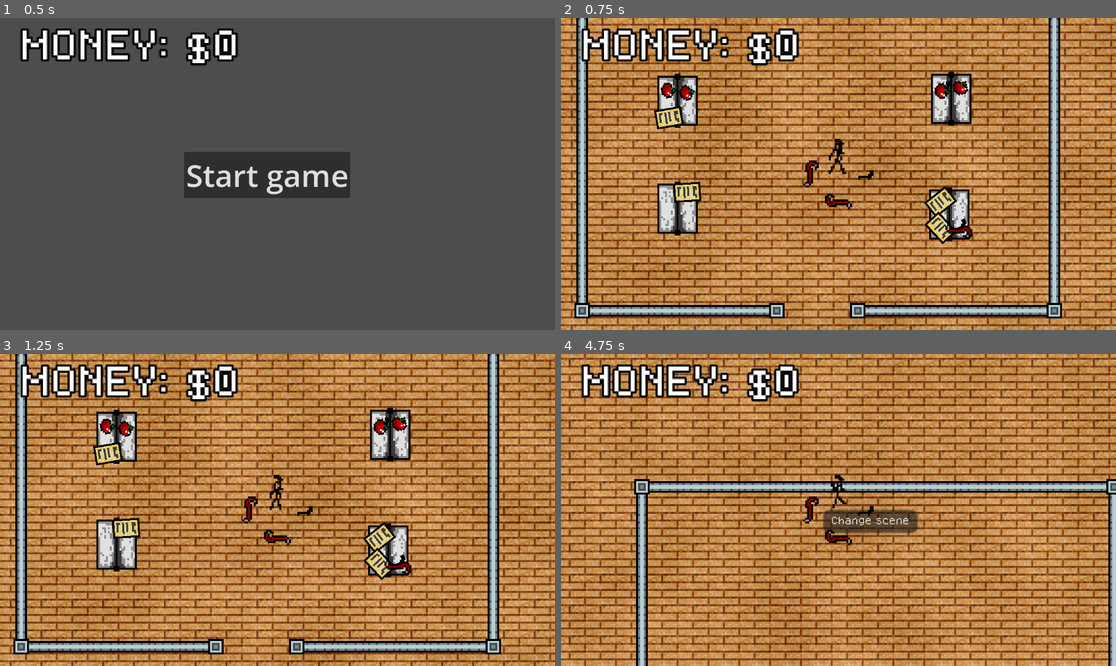
Above: before the commit, frames 1-4 (two rows, left to right).
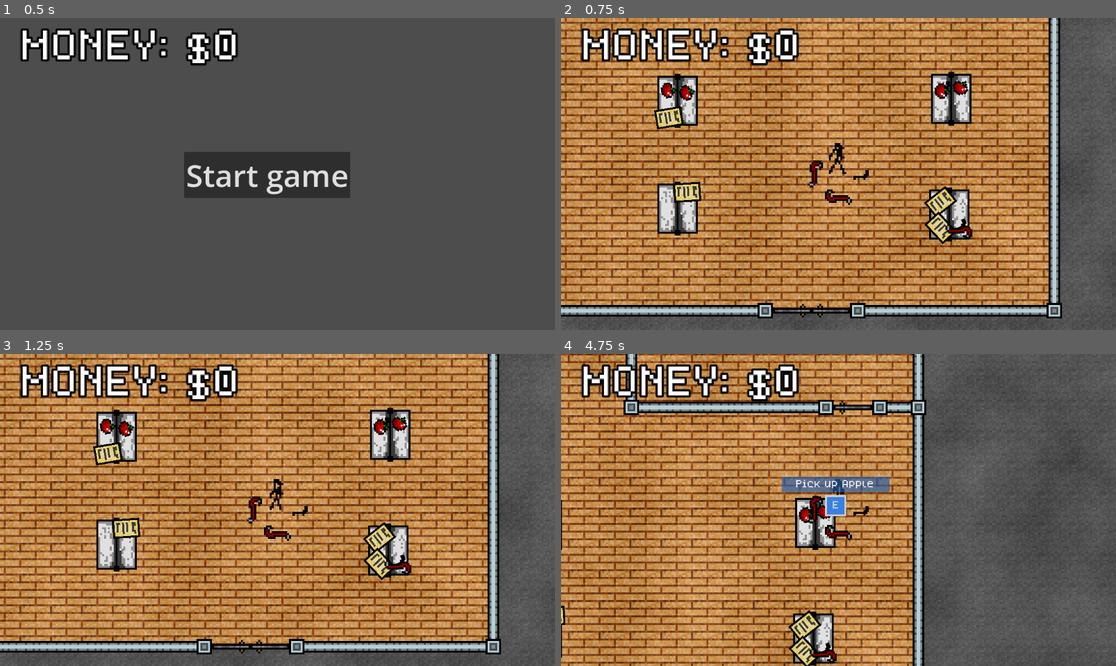
Above: after the commit, the same moments.

Repository: Azzty/projekt-kriminell
Game: Godot game, scene res://Scenes/Main/game.tscn
The game is run twice, just before and just after one commit, with the same random seed, the same clock (stepped at 60 frames per second) and the same inputs.
Inputs (mouse positions are in pixels of both pictures, inside the frame that each line leads up to):
- Up to frame 1 (0.5 s): no input
- Up to frame 2 (0.75 s): click "Start game" at 0.5 s
- Up to frame 3 (1.25 s): no input
- Up to frame 4 (4.75 s): tap Enter at 1.25 s; move the mouse to (960, 494) at 1.27 s; hold D (move_right) 1.28-2.03 s; tap E (interact_e) at 1.35, 2.85, 4.35 s; click (960, 494) at 1.42 s; move the mouse to (727, 525) at 2.02 s; hold S (move_down) 2.03-2.78 s; click (727, 525) at 2.1 s; move the mouse to (894, 441) at 2.77 s; hold D (move_right) 2.78-3.53 s; move the mouse to (810, 572) at 3.52 s; hold W (move_up) 3.53-4.28 s; click (810, 572) at 3.6 s; move the mouse to (1005, 556) at 4.27 s; hold A (move_left) from 4.28 s (still down)

Frame 1 is identical in both runs. In frame 2, 67% of the frame differs, in the area x 0-100%, y 0-100%; in frame 3, 67%; in frame 4, 83%.

Commit message:
Added door and updated wall
- Added a door that can be moved by walking into it
- Updated wall scene to always place pillars on top

Diff:
--- a/Scenes/Levels/robbery.tscn
+++ b/Scenes/Levels/robbery.tscn
@@ -1,12 +1,14 @@
-[gd_scene load_steps=10 format=3 uid="uid://cnr1exbd78fih"]
+[gd_scene load_steps=12 format=3 uid="uid://cnr1exbd78fih"]
 
 [ext_resource type="PackedScene" uid="uid://b6uoij4y6jble" path="res://Scenes/player.tscn" id="1_g468e"]
 [ext_resource type="PackedScene" uid="uid://bjqpbkbxs070q" path="res://Scenes/Objects/Static Objects/shelf.tscn" id="2_evns0"]
+[ext_resource type="Texture2D" uid="uid://4jet1eyoym8i" path="res://Assets/sprites/carpet_floor.png" id="2_i2k26"]
 [ext_resource type="Texture2D" uid="uid://c1xc35r82e6cr" path="res://Assets/sprites/wood_floor.png" id="2_nqmpn"]
 [ext_resource type="FontFile" uid="uid://c6bxrr21jks66" path="res://Assets/fonts/dogicapixel.ttf" id="3_qi1i4"]
 [ext_resource type="Script" uid="uid://dtny2tvtdvjk7" path="res://Scripts/UI/button_change_scene.gd" id="4_nqmpn"]
 [ext_resource type="Shader" uid="uid://cehvvev2uys40" path="res://Scripts/World/tilable.tres" id="5_qi1i4"]
 [ext_resource type="PackedScene" uid="uid://byhyuahc0670n" path="res://Scenes/Objects/Static Objects/wall.tscn" id="7_nqmpn"]
+[ext_resource type="PackedScene" uid="uid://dd7kp4ek1a2yf" path="res://Scenes/Objects/Interactable Objects/door.tscn" id="8_esq8r"]
 
 [sub_resource type="ShaderMaterial" id="ShaderMaterial_nqmpn"]
 shader = ExtResource("5_qi1i4")
@@ -16,17 +18,43 @@
 
 [node name="Robbery" type="Node2D"]
 
-[node name="TextureRect" type="TextureRect" parent="."]
+[node name="Floors" type="Node" parent="."]
+
+[node name="TextureRect" type="TextureRect" parent="Floors"]
+modulate = Color(0.223103, 0.223103, 0.223103, 1)
 z_index = -10
 texture_repeat = 3
 material = SubResource("ShaderMaterial_nqmpn")
-offset_left = -190.0
-offset_top = -73.0
-offset_right = 312.0
-offset_bottom = 258.0
+offset_left = -416.0
+offset_top = -241.0
+offset_right = 538.0
+offset_bottom = 426.0
+texture = ExtResource("2_i2k26")
+stretch_mode = 1
+metadata/_edit_lock_ = true
+
+[node name="TextureRect2" type="TextureRect" parent="Floors"]
+z_index = -10
+texture_repeat = 3
+material = SubResource("ShaderMaterial_nqmpn")
+offset_left = -169.0
+offset_top = -38.0
+offset_right = 265.0
+offset_bottom = 228.0
 texture = ExtResource("2_nqmpn")
 stretch_mode = 1
 metadata/_edit_lock_ = true
+
+[node name="TextureRect3" type="TextureRect" parent="Floors"]
+z_index = -10
+texture_repeat = 3
+material = SubResource("ShaderMaterial_nqmpn")
+offset_left = -169.0
+offset_top = -38.0
+offset_right = -68.0
+offset_bottom = 228.0
+texture = ExtResource("2_nqmpn")
+stretch_mode = 1
 
 [node name="Player" parent="." instance=ExtResource("1_g468e")]
 unique_name_in_owner = true
@@ -55,32 +83,78 @@
 
 [node name="Wall" parent="Walls" instance=ExtResource("7_nqmpn")]
 modulate = Color(0.87, 0.969667, 1, 1)
-offset_left = -561.0
-offset_top = -330.0
-offset_right = -553.0
+offset_left = -749.0
+offset_top = -366.0
+offset_right = -741.0
 offset_bottom = -92.0
 
+[node name="Wall11" parent="Walls" instance=ExtResource("7_nqmpn")]
+modulate = Color(0.87, 0.969667, 1, 1)
+offset_left = -648.0
+offset_top = -366.0
+offset_right = -640.0
+offset_bottom = -92.0
+
 [node name="Wall3" parent="Walls" instance=ExtResource("7_nqmpn")]
 modulate = Color(0.87, 0.969667, 1, 1)
 offset_left = -316.0
-offset_top = -330.0
+offset_top = -270.0
 offset_right = -308.0
 offset_bottom = -92.0
 
 [node name="Wall2" parent="Walls" instance=ExtResource("7_nqmpn")]
 modulate = Color(0.87, 0.969667, 1, 1)
-offset_left = -561.0
-offset_top = -322.0
-offset_right = -553.0
-offset_bottom = -69.0
-rotation = -1.57079
+offset_left = -336.0
+offset_top = -262.0
+offset_right = -328.0
+offset_bottom = -234.0
+rotation = -1.57079
+
+[node name="Wall6" parent="Walls" instance=ExtResource("7_nqmpn")]
+modulate = Color(0.87, 0.969667, 1, 1)
+offset_left = -465.0
+offset_top = -262.0
+offset_right = -457.0
+offset_bottom = -153.0
+rotation = -1.57079
+
+[node name="Wall7" parent="Walls" instance=ExtResource("7_nqmpn")]
+modulate = Color(0.87, 0.969667, 1, 1)
+offset_left = -457.0
+offset_top = -262.0
+offset_right = -449.0
+offset_bottom = -158.0
+rotation = -3.14159
+
+[node name="Wall9" parent="Walls" instance=ExtResource("7_nqmpn")]
+modulate = Color(0.87, 0.969667, 1, 1)
+offset_left = -308.0
+offset_top = -366.0
+offset_right = -300.0
+offset_bottom = -209.0
+rotation = 1.57079
+
+[node name="Wall10" parent="Walls" instance=ExtResource("7_nqmpn")]
+modulate = Color(0.87, 0.969667, 1, 1)
+offset_left = -316.0
+offset_top = -366.0
+offset_right = -308.0
+offset_bottom = -262.0
 
 [node name="Wall4" parent="Walls" instance=ExtResource("7_nqmpn")]
 modulate = Color(0.87, 0.969667, 1, 1)
-offset_left = -561.0
+offset_left = -749.0
 offset_top = -92.0
-offset_right = -553.0
-offset_bottom = 17.0
+offset_right = -741.0
+offset_bottom = 199.0
+rotation = -1.57079
+
+[node name="Wall8" parent="Walls" instance=ExtResource("7_nqmpn")]
+modulate = Color(0.87, 0.969667, 1, 1)
+offset_left = -749.0
+offset_top = -358.0
+offset_right = -741.0
+offset_bottom = -66.0
 rotation = -1.57079
 
 [node name="Wall5" parent="Walls" instance=ExtResource("7_nqmpn")]
@@ -90,6 +164,18 @@
 offset_right = -410.0
 offset_bottom = 18.0
 rotation = -1.57079
+
+[node name="Doors" type="Node" parent="."]
+
+[node name="Door" parent="Doors" instance=ExtResource("8_esq8r")]
+position = Vector2(230, 58)
+
+[node name="Door2" parent="Doors" instance=ExtResource("8_esq8r")]
+position = Vector2(148, 228)
+
+[node name="Door3" parent="Doors" instance=ExtResource("8_esq8r")]
+position = Vector2(128, 228)
+rotation = -3.14159
 
 [node name="Button" type="Button" parent="."]
 offset_left = 113.0
--- /dev/null
+++ b/Scenes/Objects/Interactable Objects/door.tscn
@@ -0,0 +1,45 @@
+[gd_scene load_steps=4 format=3 uid="uid://dd7kp4ek1a2yf"]
+
+[ext_resource type="Texture2D" uid="uid://7ed0ytg4bspo" path="res://Assets/sprites/door.png" id="1_ba8gm"]
+
+[sub_resource type="CapsuleShape2D" id="CapsuleShape2D_ba8gm"]
+radius = 1.0
+height = 18.0
+
+[sub_resource type="CircleShape2D" id="CircleShape2D_ba8gm"]
+radius = 1.0
+
+[node name="Door" type="StaticBody2D"]
+
+[node name="Door" type="RigidBody2D" parent="."]
+mass = 2.0
+gravity_scale = 0.0
+
+[node name="DoorSprite" type="Sprite2D" parent="Door"]
+texture = ExtResource("1_ba8gm")
+
+[node name="CollisionShape2D" type="CollisionShape2D" parent="Door"]
+position = Vector2(-1, 0)
+rotation = -1.57079
+shape = SubResource("CapsuleShape2D_ba8gm")
+
+[node name="CollisionShape2D" type="CollisionShape2D" parent="."]
+position = Vector2(9, 0)
+shape = SubResource("CircleShape2D_ba8gm")
+
+[node name="PinJoint2D" type="PinJoint2D" parent="."]
+visible = false
+position = Vector2(9, 0)
+node_a = NodePath("..")
+node_b = NodePath("../Door")
+bias = 0.9
+angular_limit_lower = -1.5708
+angular_limit_upper = 1.5708
+
+[node name="DampedSpringJoint2D" type="DampedSpringJoint2D" parent="."]
+position = Vector2(-9, 0)
+rotation = 3.14159
+node_a = NodePath("..")
+node_b = NodePath("../Door")
+length = 1.0
+damping = 0.2
--- a/Scenes/Objects/Static Objects/wall.tscn
+++ b/Scenes/Objects/Static Objects/wall.tscn
@@ -4,22 +4,40 @@
 [ext_resource type="Script" uid="uid://5m4kcoa40y0m" path="res://Scripts/World/resize_wall_cshape.gd" id="2_ieh62"]
 
 [sub_resource type="RectangleShape2D" id="RectangleShape2D_ieh62"]
-size = Vector2(8, 129)
+resource_local_to_scene = true
+size = Vector2(8, 58)
 
 [node name="Wall" type="NinePatchRect"]
+z_index = 2
 anchors_preset = 8
 anchor_left = 0.5
 anchor_top = 0.5
 anchor_right = 0.5
 anchor_bottom = 0.5
 offset_left = -4.0
-offset_top = -64.5
+offset_top = 7.0
 offset_right = 4.0
-offset_bottom = 64.5
+offset_bottom = 65.0
 grow_horizontal = 2
 grow_vertical = 2
 size_flags_horizontal = 4
 size_flags_vertical = 4
+texture = ExtResource("1_21ovh")
+draw_center = false
+region_rect = Rect2(0, 0, 8, 32)
+patch_margin_left = 1
+patch_margin_top = 8
+patch_margin_right = 1
+patch_margin_bottom = 8
+axis_stretch_horizontal = 1
+axis_stretch_vertical = 1
+script = ExtResource("2_ieh62")
+
+[node name="NinePatchRect" type="NinePatchRect" parent="."]
+z_index = -1
+layout_mode = 0
+offset_right = 8.0
+offset_bottom = 58.0
 texture = ExtResource("1_21ovh")
 region_rect = Rect2(0, 0, 8, 32)
 patch_margin_left = 1
@@ -28,11 +46,10 @@
 patch_margin_bottom = 8
 axis_stretch_horizontal = 1
 axis_stretch_vertical = 1
-script = ExtResource("2_ieh62")
 
 [node name="StaticBody2D" type="StaticBody2D" parent="."]
 
 [node name="CollisionShape2D" type="CollisionShape2D" parent="StaticBody2D"]
-position = Vector2(4, 64.5)
+position = Vector2(4, 29)
 shape = SubResource("RectangleShape2D_ieh62")
 debug_color = Color(0.692333, 0.29, 1, 0.137255)
--- a/Scripts/Player/player.gd
+++ b/Scripts/Player/player.gd
@@ -2,8 +2,9 @@
 
 @onready var animated_sprite: AnimatedSprite2D = $AnimatedSprite2D
 
-const SPEED = 300.0
+const SPEED = 150.0
 const JUMP_VELOCITY = -400.0
+const PUSH_FORCE = 80.0
 
 var _following_items := []
 var item_offset_length = 8 # Distance between player and items
@@ -48,6 +49,12 @@
 
 	move_and_slide()
 
+	# Apply forces to collisions
+	for i in get_slide_collision_count():
+		var c = get_slide_collision(i)
+		if c.get_collider() is RigidBody2D:
+			c.get_collider().apply_central_impulse(-c.get_normal() * PUSH_FORCE)
+
 	# Move following items to the player
 	for index in _following_items.size():
 		var item: Sprite2D = _following_items[index]
--- a/Scripts/World/resize_wall_cshape.gd
+++ b/Scripts/World/resize_wall_cshape.gd
@@ -2,6 +2,7 @@
 extends NinePatchRect
 
 var cshape: CollisionShape2D
+var wall_part: NinePatchRect
 
 func _ready() -> void:
 	resized.connect(_update_cshape)
@@ -9,6 +10,7 @@
 
 func _update_cshape():
 	cshape = get_node("StaticBody2D/CollisionShape2D")
+	wall_part = get_node("NinePatchRect")
 
 	if cshape.shape:
 		cshape.shape = cshape.shape.duplicate()  # gör unik kopia
@@ -18,3 +20,4 @@
 	if shape:
 		shape.size = rect.size
 		cshape.position = rect.size / 2.0
+		wall_part.size = rect.size
Binary file added: Assets/sprites/door.png
Not shown, added: Assets/sprites/door.png.import
Not shown, added: Assets/piskel_files/door.piskel
